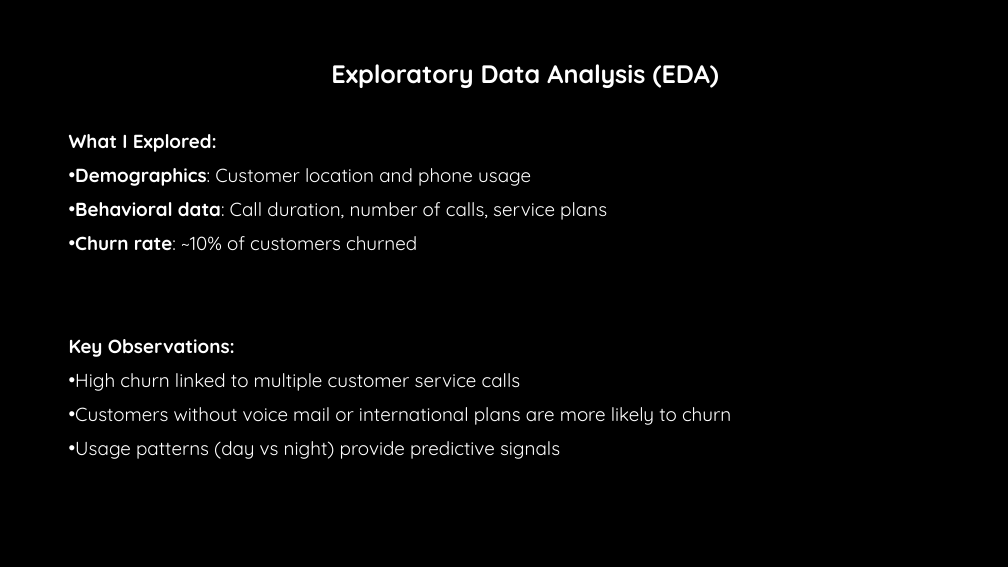
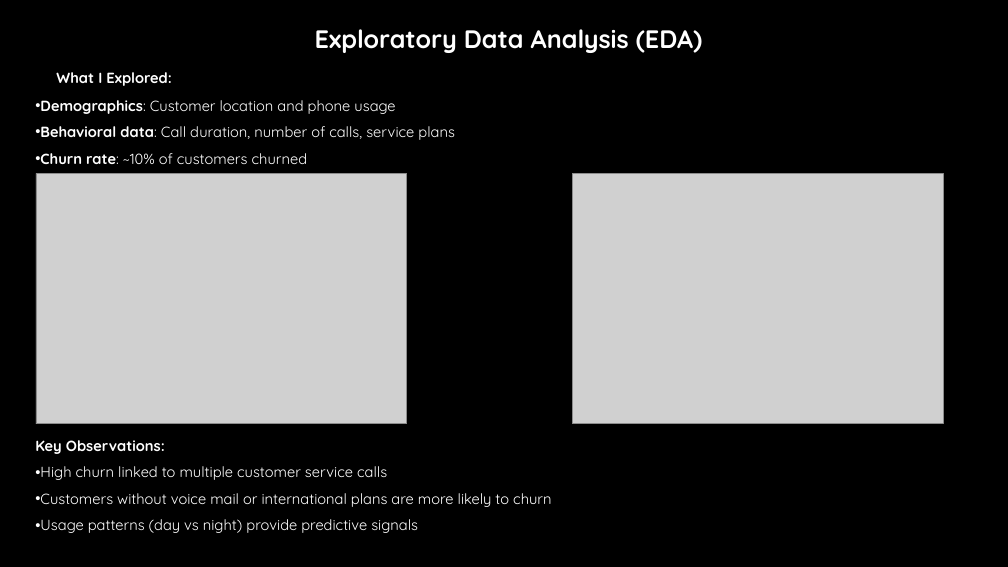
Before and after one commit to Kelvin-Shilisia/syriatel-churn-classifier, a slide deck: slide 3 of Churn Prediction in Telecom.pptx. Drawn at 1008x567 pixels with LibreOffice and Linux fonts; fonts in the diff are those of the drawing; grey boxes stand for pictures; background and template pictures are left out. Boxes give left, top, right and bottom in pixels: in the first picture for what was removed or moved away, otherwise in the second. Text is boxed around its words. In the diff, an @@ line names an element or a change of style, - is before the commit and + after.

```diff
--- a/Churn Prediction in Telecom.pptx
+++ b/Churn Prediction in Telecom.pptx
@@ text "Exploratory Data Analysis (EDA)": place and size @@
-text "Exploratory Data Analysis (EDA)" at (69,64,731,459)
+text "Exploratory Data Analysis (EDA)" at (35,29,702,533)
@@ text at (35,72,551,533): size 18 to 14 pt @@
@@ picture added at (36,173,407,423) @@
@@ picture added at (572,173,943,423) @@
```
Also in this commit, not shown: 2 other slides changed, 2 other files.
